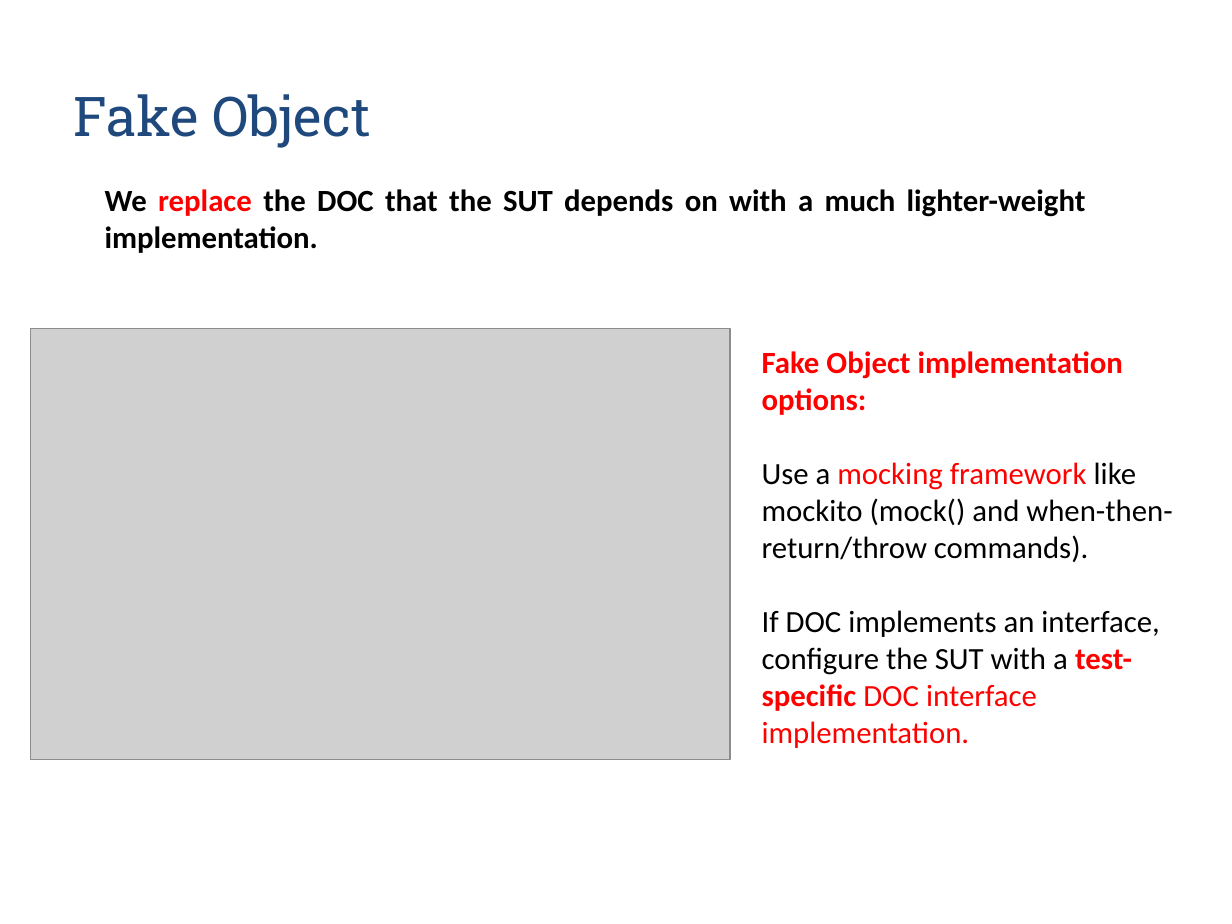
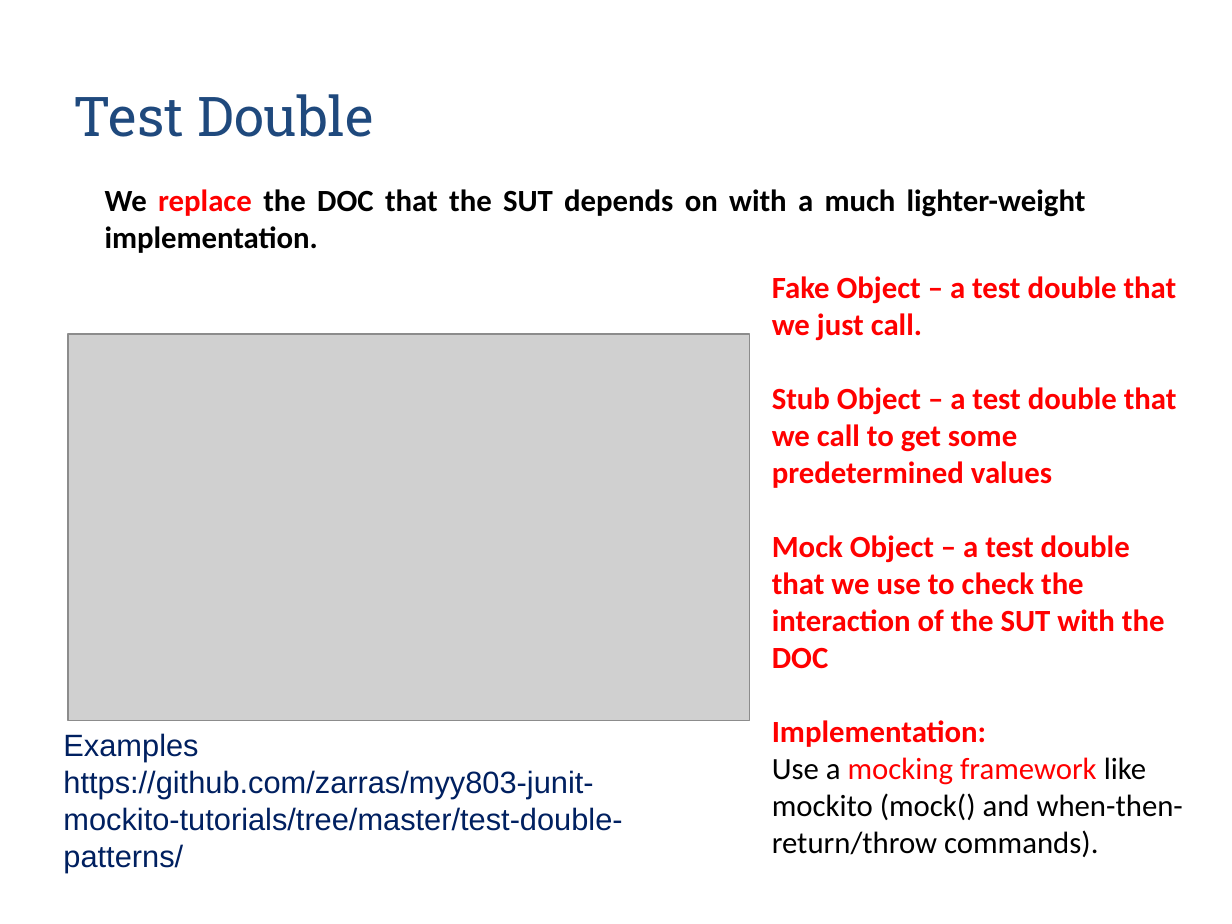
Before and after one commit to zarras/myy803-slides, a slide deck: slide 54 of 6-SoftEng-Testing.ppt (slide 56 before the commit). Drawn at 1232x924 pixels with LibreOffice and Linux fonts; fonts in the diff are those of the drawing; grey boxes stand for pictures. Boxes give left, top, right and bottom in pixels: in the first picture for what was removed or moved away, otherwise in the second. Text is boxed around its words. In the diff, an @@ line names an element or a change of style, - is before the commit and + after.

```diff
--- a/6-SoftEng-Testing.ppt
+++ b/6-SoftEng-Testing.ppt
@@ title at (74, 94, 374, 137): text changed @@
-Fake Object
+Test Double
@@ text "Fake Object – a test ...": place and size @@
-text "Fake Object – a test ..." at (762, 351, 1172, 748)
+text "Fake Object – a test ..." at (772, 276, 1183, 857)
@@ text at (772, 276, 1177, 747): text changed @@
-Fake Object implementation options:
+Fake Object – a test double that we just call.
+Stub Object – a test double that we call to get some predetermined values
+Mock Object – a test double that we use to check the interaction of the SUT with the DOC
+Implementation:
@@ picture: place and size @@
-picture at (31, 329, 731, 760)
+picture at (68, 334, 749, 721)
@@ text at (762, 610, 1160, 748): paragraph removed @@
-If DOC implements an interface, configure the SUT with a test-specific DOC interface implementation.
@@ text added at (63, 733, 622, 872), 18 pt, text #002060 @@
+Examples https://github.com/zarras/myy803-junit-mockito-tutorials/tree/master/test-double-patterns/
```
Also in this commit, not shown: 1 other slide changed, 4 slides removed, 1 other file.
